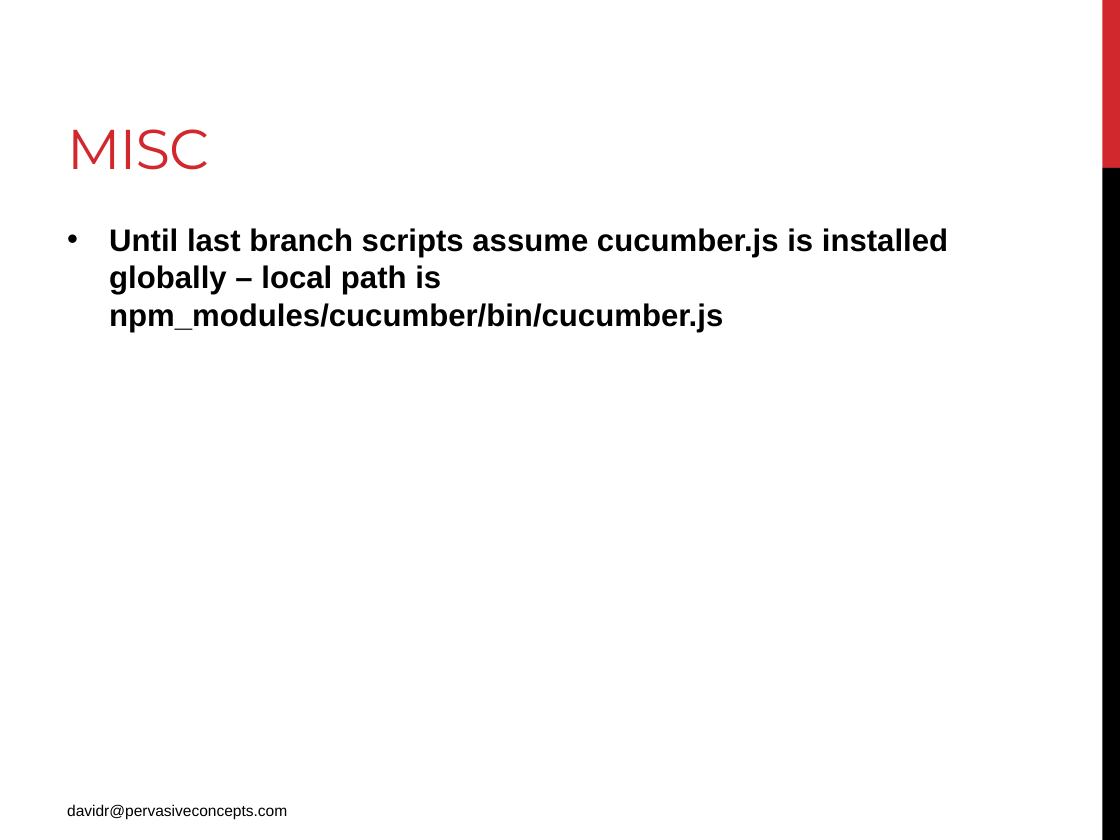
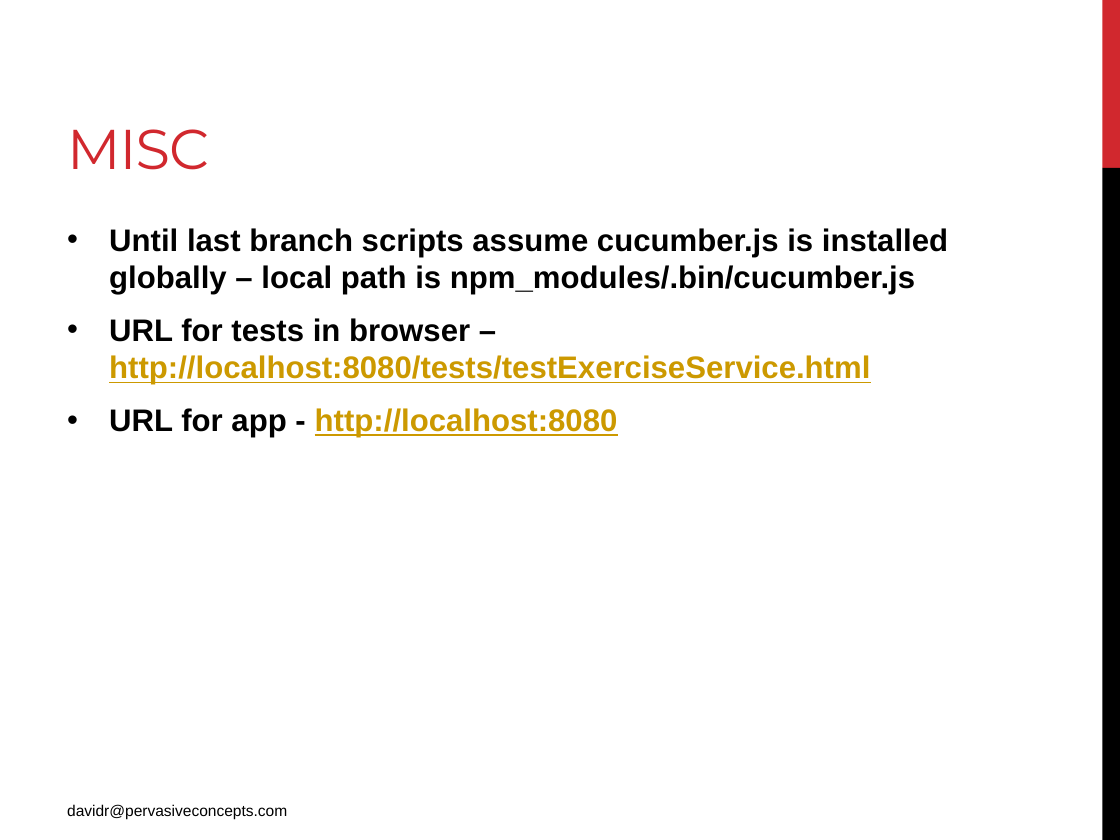
Before and after one commit to pcdwr/ClubAJAXBDD, a slide deck: slide 13 of Presentation/Presentation.pptx. Drawn at 1120x840 pixels with LibreOffice and Linux fonts; fonts in the diff are those of the drawing. Boxes give left, top, right and bottom in pixels: in the first picture for what was removed or moved away, otherwise in the second. Text is boxed around its words. In the diff, an @@ line names an element or a change of style, - is before the commit and + after.

```diff
--- a/Presentation/Presentation.pptx
+++ b/Presentation/Presentation.pptx
@@ text at (109, 228, 948, 438): text changed @@
-• Until last branch scripts assume cucumber.js is installed globally – local path is npm_modules/cucumber/bin/cucumber.js
+• Until last branch scripts assume cucumber.js is installed globally – local path is npm_modules/.bin/cucumber.js
+• URL for tests in browser – http://localhost:8080/tests/testExerciseService.html
+• URL for app - http://localhost:8080
```
